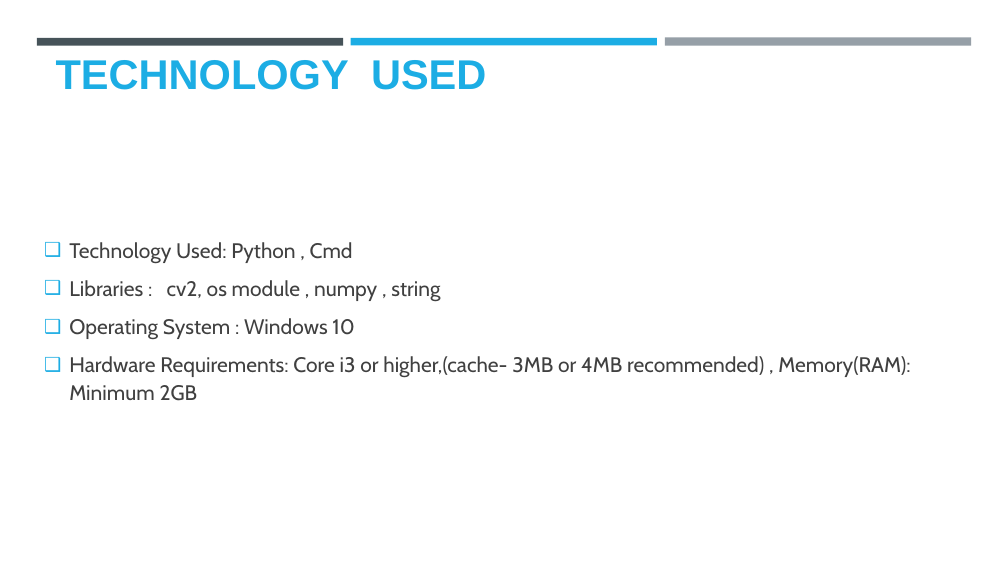
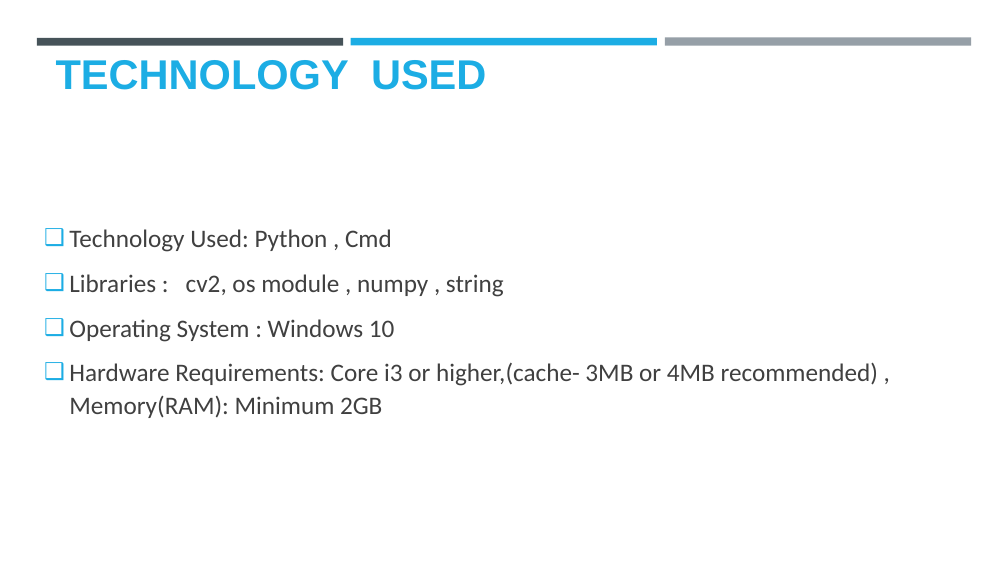
Before and after one commit to Jpoddar26/stegano_proj, a slide deck: slide 4 of AICTE PPT Template (1).pptx. Drawn at 1008x567 pixels with LibreOffice and Linux fonts; fonts in the diff are those of the drawing; background and template pictures are left out. Boxes give left, top, right and bottom in pixels: in the first picture for what was removed or moved away, otherwise in the second. Text is boxed around its words. In the diff, an @@ line names an element or a change of style, - is before the commit and + after.

```diff
--- a/AICTE PPT Template (1).pptx
+++ b/AICTE PPT Template (1).pptx
@@ text "Technology Used: Python , Cmd" at [69,229,878,418]: size 20 to 24 pt, font Cabin to Calibri @@
```
Also in this commit, not shown: 3 other slides changed, 2 slides added, 2 slides removed.
